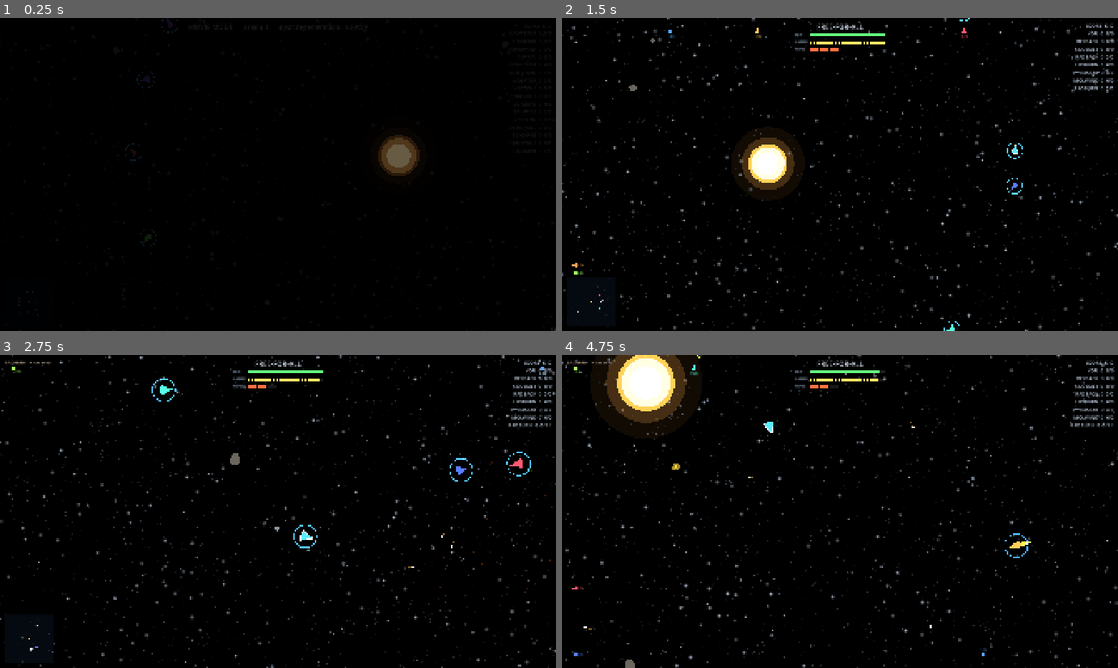
Above: before the commit, frames 1-4 (two rows, left to right).
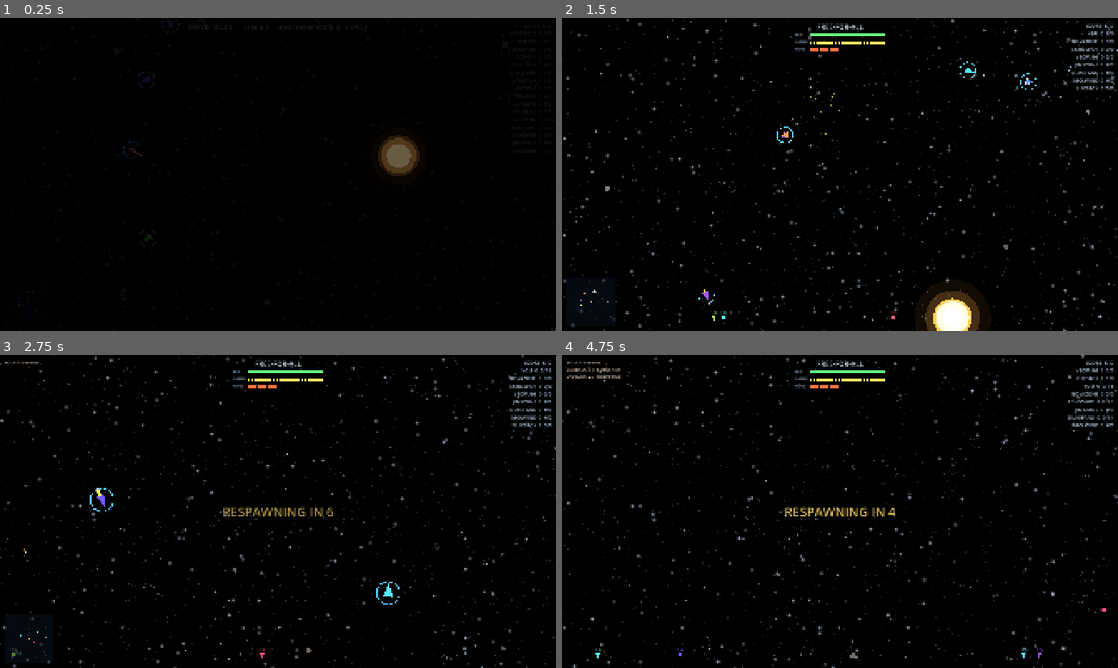
Above: after the commit, the same moments.

Repository: CryptoJones/XSpaceWar-AI
Game: Godot game, scene res://src/ui/main.tscn
The game is run twice, just before and just after one commit, with the same random seed, the same clock (stepped at 60 frames per second) and the same inputs.
Inputs (mouse positions are in pixels of both pictures, inside the frame that each line leads up to):
- Up to frame 1 (0.25 s): no input
- Up to frame 2 (1.5 s): tap Enter at 0.5 s; move the mouse to (962, 158) at 0.52 s; hold D 0.53-1.25 s; tap Shift at 0.6 s; click (962, 158) at 0.67 s; tap Space at 0.77 s; click "PLAY — Skirmish vs AI" at 1.25 s
- Up to frame 3 (2.75 s): move the mouse to (166, 527) at 2.02 s; hold S from 2.03 s (still down); tap Enter at 2.1 s; tap Space at 2.27 s
- Up to frame 4 (4.75 s): move the mouse to (895, 442) at 2.77 s; release S at 2.78 s; hold D 2.78-3.53 s; tap M at 2.85 s; move the mouse to (812, 574) at 3.52 s; hold W 3.53-4.28 s; tap P at 3.6 s; click (812, 574) at 3.67 s; tap Space at 3.77, 4.52 s; move the mouse to (1006, 558) at 4.27 s; hold A from 4.28 s (still down); tap F at 4.35 s

The runs differ from the first frame. In frame 1, 0.1% of the frame differs, in the area x 22-76%, y 0-73%; in frame 2, 7.0%; in frame 3, 5.4%; in frame 4, 7.9%, in the area x 0-100%, y 0-100%.

Commit message:
Team-sector spawns, mixed-skill Movie Mode rosters, perf guard
- place_in_orbit: ships with a team spawn AND respawn clustered in
  their team's sector of the ring (golden-angle spacing handles any
  team count); FFA keeps the full circle. Deterministic — replays and
  net rebuilds reproduce it
- Movie Mode now mixes bot difficulty per pilot (rookie through
  insane) instead of one uniform roster
- perf regression guard: 16 ACE bots at hazard 1.0 for 60 sim-seconds
  must stay under 4ms/step (60Hz budget is 16.6ms)

Co-Authored-By: Claude Fable 5 <noreply@anthropic.com>

Diff:
--- a/src/gameplay/game_session.gd
+++ b/src/gameplay/game_session.gd
@@ -103,10 +103,16 @@
 			team = i % num_teams
 		var ship := world.add_ship(team)
 		# In a skirmish the first ship is the human; everyone else is AI.
+		# Movie Mode mixes pilot skill (rookies crashing among aces makes
+		# better television than a uniform roster).
 		if not movie_mode and i == 0:
 			human_ship_id = ship.id
 		else:
-			bots[ship.id] = BotController.new(world, ship.id, difficulty)
+			var bot_diff := difficulty
+			if movie_mode:
+				bot_diff = _rng.randi_range(BotController.Difficulty.ROOKIE,
+					BotController.Difficulty.INSANE)
+			bots[ship.id] = BotController.new(world, ship.id, bot_diff)
 			ship_names[ship.id] = BotController.callsign(ship.hull_seed)
 
 	match_over = false
--- a/src/sim/sim_world.gd
+++ b/src/sim/sim_world.gd
@@ -95,7 +95,14 @@
 	if primary != null:
 		center = primary.pos
 		m = primary.mass
-	var ang := rng.randf() * TAU
+	# Teams spawn (and respawn) together in their own sector of the ring —
+	# golden-angle spacing keeps any team count spread apart. FFA ships use
+	# the whole circle.
+	var ang: float
+	if s.team >= 0:
+		ang = wrapf(float(s.team) * 2.399963 + rng.randf_range(-0.6, 0.6), 0.0, TAU)
+	else:
+		ang = rng.randf() * TAU
 	var r := config.spawn_orbit_radius
 	s.pos = center + Vector2(cos(ang), sin(ang)) * r
 	# Circular-orbit speed, perpendicular to the radius, random direction.
--- a/tests/run_tests.gd
+++ b/tests/run_tests.gd
@@ -20,6 +20,8 @@
 	_test_ai_combat()
 	_test_match_flow()
 	_test_hazard_slider()
+	_test_team_spawns()
+	_test_sim_performance()
 	_test_hull_generation()
 	_test_pick_duel()
 	_test_bot_character()
@@ -268,6 +270,46 @@
 			rocks2 += 1
 	_check("hazard: deterministic per seed", rocks2 == rocks1)
 
+func _test_team_spawns() -> void:
+	var s := GameSession.new()
+	s.start_skirmish(8, GameSession.Mode.TEAM, BotController.Difficulty.ROOKIE)
+	var primary := s.world.primary_body()
+	var mean0 := Vector2.ZERO
+	var mean1 := Vector2.ZERO
+	for ship in s.world.ships:
+		var dir := (ship.pos - primary.pos).normalized()
+		if ship.team == 0:
+			mean0 += dir
+		else:
+			mean1 += dir
+	_check("teams: each team spawns clustered in its own sector",
+		mean0.length() > 2.0 and mean1.length() > 2.0,
+		"m0=%.2f m1=%.2f" % [mean0.length(), mean1.length()])
+	_check("teams: the two sectors are apart",
+		mean0.normalized().angle_to(mean1.normalized()) > 0.8
+		or mean0.normalized().angle_to(mean1.normalized()) < -0.8,
+		"angle=%.2f" % mean0.normalized().angle_to(mean1.normalized()))
+
+func _test_sim_performance() -> void:
+	# Worst case the menu allows: 16 ACE bots, hazard 1.0 (dense rocks),
+	# everything firing and mining. 60 sim seconds must run far faster than
+	# real time headless — guard against sim-cost regressions.
+	var s := GameSession.new()
+	s.score_limit = 0
+	s.hazard = 1.0
+	s.movie_mode = true  # all bots
+	s.num_ships = 16
+	s.difficulty = BotController.Difficulty.ACE
+	s.mode = GameSession.Mode.FFA
+	s._build(424242)
+	var t0 := Time.get_ticks_usec()
+	for _i in range(3600):
+		s.update(1.0 / 60.0)
+	var ms := float(Time.get_ticks_usec() - t0) / 1000.0
+	var per_step := ms / 3600.0
+	_check("perf: worst-case step budget (<4ms/step, 60Hz budget is 16.6)",
+		per_step < 4.0, "%.3f ms/step (%.0f ms total)" % [per_step, ms])
+
 func _test_hull_generation() -> void:
 	var a: Dictionary = WorldView.hull_polygon(1234)
 	var b: Dictionary = WorldView.hull_polygon(1234)
